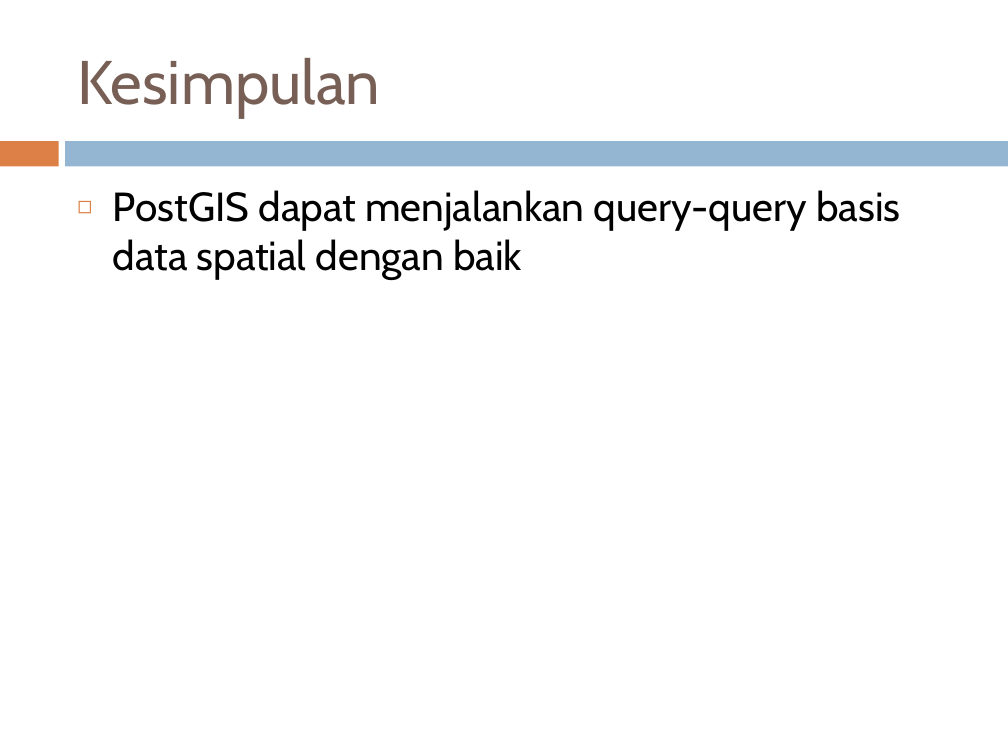
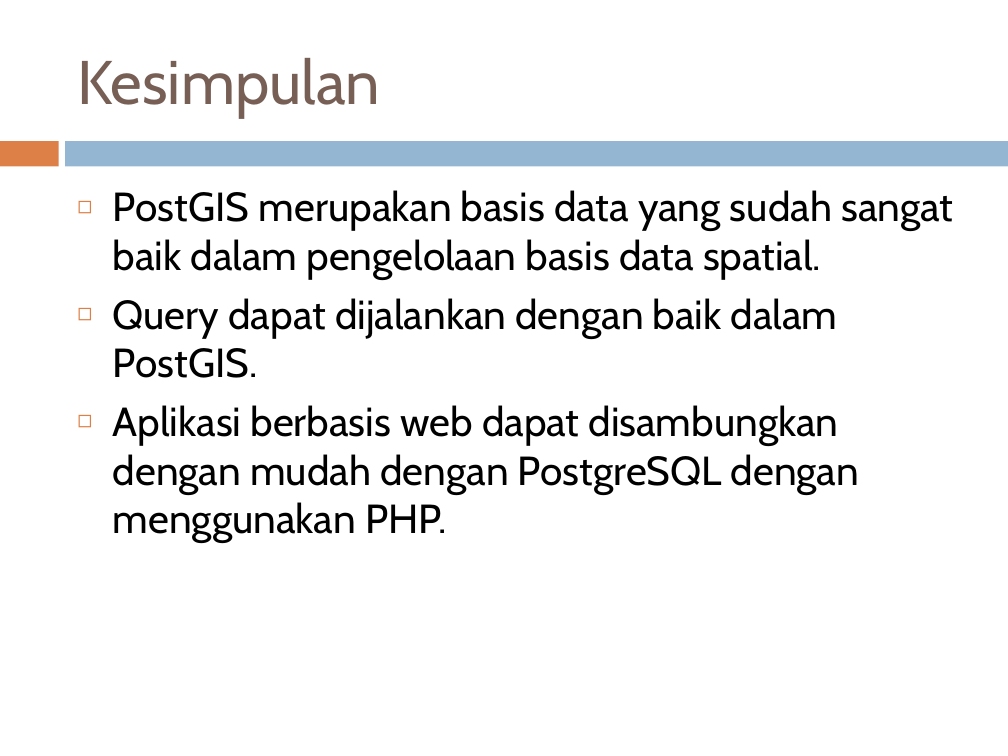
Before and after one commit to traphole/pdl_ruteangkot, a slide deck: slide 8 of Presentasi PDL.pptx. Drawn at 1008x756 pixels with LibreOffice and Linux fonts; fonts in the diff are those of the drawing. Boxes give left, top, right and bottom in pixels: in the first picture for what was removed or moved away, otherwise in the second. Text is boxed around its words. In the diff, an @@ line names an element or a change of style, - is before the commit and + after.

```diff
--- a/Presentasi PDL.pptx
+++ b/Presentasi PDL.pptx
@@ text at (113,190,953,543): text changed @@
-◻ PostGIS dapat menjalankan query-query basis data spatial dengan baik
+◻ PostGIS merupakan basis data yang sudah sangat baik dalam pengelolaan basis data spatial.
+◻ Query dapat dijalankan dengan baik dalam PostGIS.
+◻ Aplikasi berbasis web dapat disambungkan dengan mudah dengan PostgreSQL dengan menggunakan PHP.
```
Also in this commit, not shown: 3 other files.
